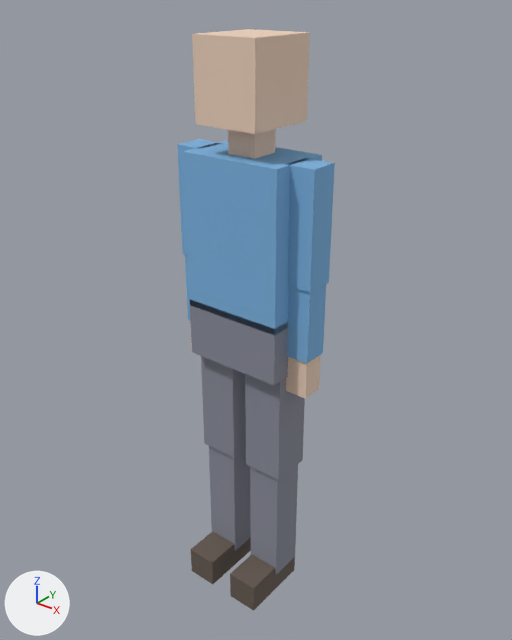
A saved change to the glTF model compile/out/asset/models/placeholder_humanoid/tall_lod1.glb.
The view is the same before and after, from a 50 mm lens placed at (1.207, -1.49, 1.89), pointed at (0.001, 0.017, 0.955). Every picture has the same lights, and +X, +Y and +Z are marked at lower left. The older version comes first.

Names of what the first picture shows: 'body'.
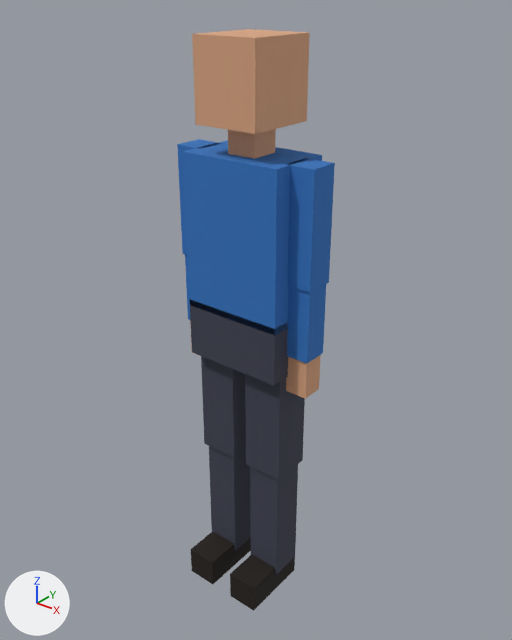
Edits to the scene script, one JSON object a line:
```json
{"op": "set", "path": "mat_skin.base_color", "old": "(0.85, 0.64, 0.5)", "new": "(0.699, 0.375, 0.218)", "note": "beige #edd1bc -> beige #daa581"}
{"op": "set", "path": "mat_shirt.base_color", "old": "(0.2, 0.45, 0.75)", "new": "(0.029, 0.173, 0.531)", "note": "blue #7cb3e1 -> blue #3073c1"}
{"op": "set", "path": "mat_trousers.base_color", "old": "(0.25, 0.26, 0.32)", "new": "(0.0474, 0.0516, 0.0815)", "note": "grey #898b99 -> greyish blue #3d4051"}
{"op": "set", "path": "mat_shoes.base_color", "old": "(0.13, 0.1, 0.08)", "new": "(0.0112, 0.00631, 0.00386)", "note": "brown #655950 -> black #1b130d"}
```

Changed parts and their boxes (x1, y1, x2, y2) in the pictures (512 x 640 px):
```json
{"object": "body", "change": "recoloured", "before": [177, 29, 335, 611], "after": [177, 29, 335, 611], "on screen": "darker"}
```
